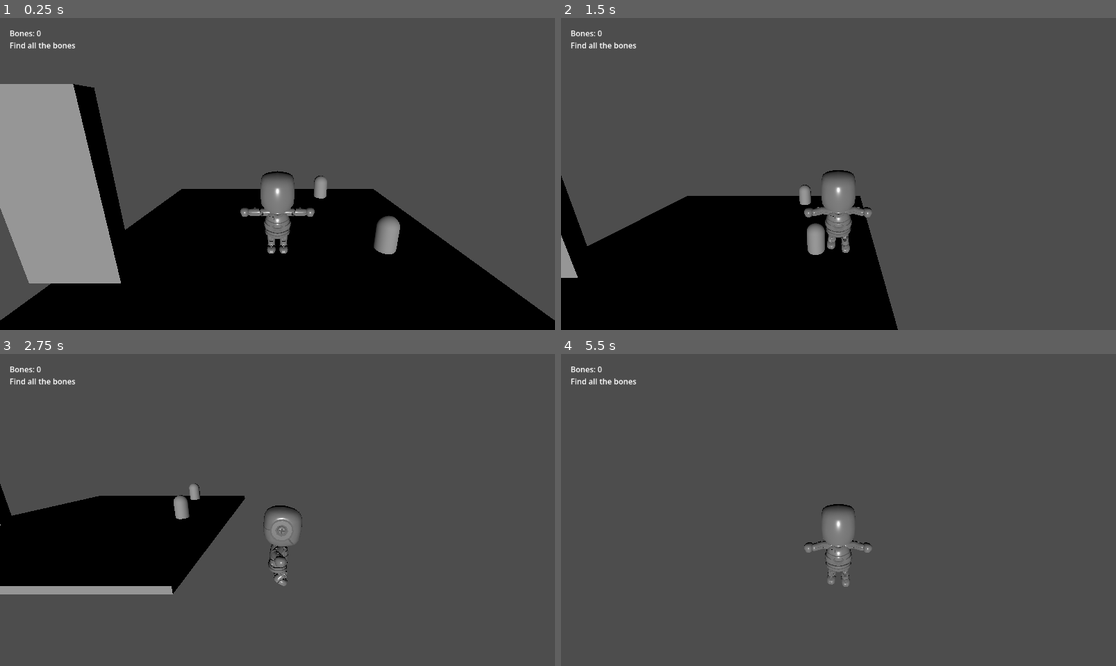
Above: before the commit, frames 1-4 (two rows, left to right).
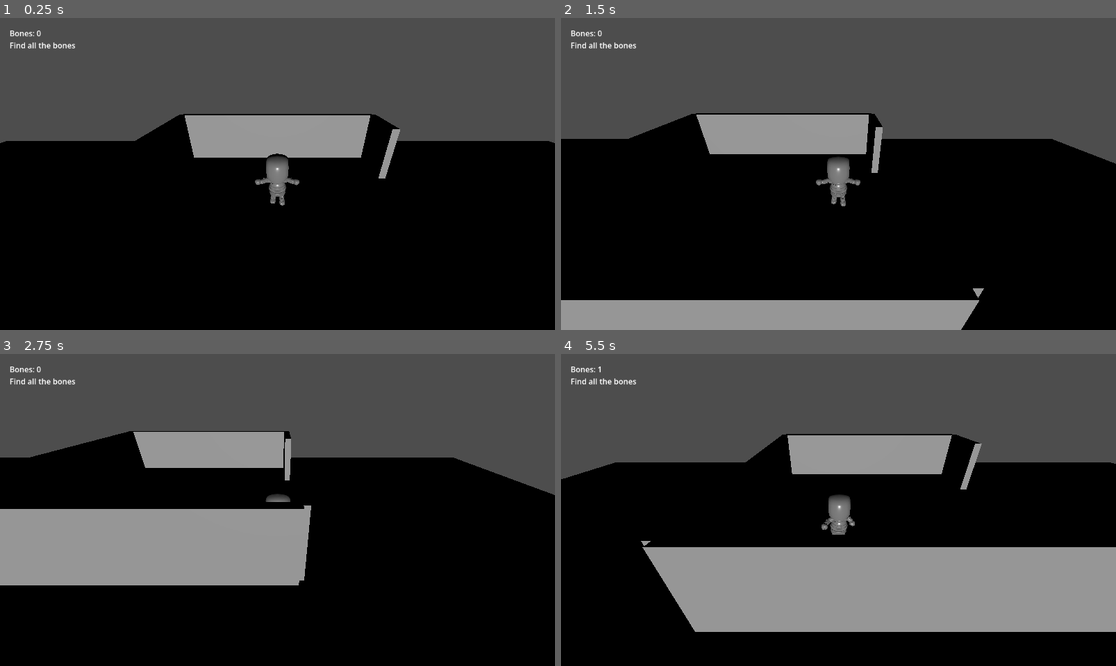
Above: after the commit, the same moments.

Repository: kyanethmoran/For-Better-or-Bones
Game: Godot game, scene res://levels/test_level.tscn
Same seed, same stepped clock (60 frames per second), same inputs: the game is played once before the commit and once after it.
Inputs:
- Up to frame 1 (0.25 s): no input
- Up to frame 2 (1.5 s): hold D (move_right) 0.53-1.28 s; tap Space (jump) at 0.77 s; hold S (move_back) from 1.28 s (still down)
- Up to frame 3 (2.75 s): tap Space (jump) at 1.52 s; release S (move_back) at 2.03 s; hold D (move_right) from 2.03 s (still down)
- Up to frame 4 (5.5 s): release D (move_right) at 2.78 s; hold W (move_forward) 2.78-3.53 s; tap Space (jump) at 3.02, 3.77, 4.52 s; hold A (move_left) 3.53-5.03 s; hold S (move_back) from 5.03 s (still down)

The runs differ from the first frame. In frame 1, 37% of the frame differs, in the area x 0-100%, y 21-97%; in frame 2, 48%; in frame 3, 67%; in frame 4, 68%, in the area x 0-100%, y 4-100%.

Commit message:
test dungeon level room layout

Diff:
--- a/characters/player.tscn
+++ b/characters/player.tscn
@@ -17,7 +17,7 @@
 transform = Transform3D(1, 0, 0, 0, 1, 0, 0, 0, 1, 0, 1.5, 0)
 
 [node name="Camera3D" type="Camera3D" parent="CameraPivot" unique_id=67399815]
-transform = Transform3D(1, 0, 0, 0, 0.9659258, 0.25881904, 0, -0.25881904, 0.9659258, 0, 2, 5)
+transform = Transform3D(1, 0, 0, 0, 0.8660253, 0.49999997, 0, -0.49999997, 0.8660253, 0, 4, 7)
 current = true
 
 [node name="SkeletonVisual" parent="." unique_id=2051290331 instance=ExtResource("2_3eadt")]
--- a/levels/test_level.tscn
+++ b/levels/test_level.tscn
@@ -4,12 +4,13 @@
 [ext_resource type="PackedScene" uid="uid://cllje6ulp78ub" path="res://scenes/pickups/bone_pickup.tscn" id="2_x25rp"]
 [ext_resource type="PackedScene" uid="uid://bgmc7ty5wfa8q" path="res://scenes/ui/game_ui.tscn" id="3_gmgay"]
 [ext_resource type="PackedScene" uid="uid://xxt7c7aon7hm" path="res://scenes/interactables/dungeon_exit.tscn" id="4_w7r7j"]
+[ext_resource type="PackedScene" uid="uid://bd41qtt8rybj0" path="res://scenes/levelparts/wall_block.tscn" id="5_o6mel"]
 
 [sub_resource type="BoxMesh" id="BoxMesh_srpys"]
-size = Vector3(10, 0.2, 10)
+size = Vector3(45, 0.2, 18)
 
 [sub_resource type="BoxShape3D" id="BoxShape3D_srpys"]
-size = Vector3(10, 0.2, 10)
+size = Vector3(45, 0.2, 18)
 
 [node name="TestLevel" type="Node3D" unique_id=1436583243]
 
@@ -24,17 +25,39 @@
 shape = SubResource("BoxShape3D_srpys")
 
 [node name="Player" parent="." unique_id=1963345648 instance=ExtResource("1_46lwt")]
+transform = Transform3D(1, 0, 0, 0, 1, 0, 0, 0, 1, 0, 1, 0)
 
 [node name="BonePickup" parent="." unique_id=1872262186 instance=ExtResource("2_x25rp")]
 transform = Transform3D(1, 0, 0, 0, 1, 0, 0, 0, 1, 3, 0.5, 0)
+visible = false
 
 [node name="BonePickup2" parent="." unique_id=1610688469 instance=ExtResource("2_x25rp")]
 transform = Transform3D(1, 0, 0, 0, 1, 0, 0, 0, 1, 2, 0.5, -4)
+visible = false
 
 [node name="BonePickup3" parent="." unique_id=883837140 instance=ExtResource("2_x25rp")]
 transform = Transform3D(1, 0, 0, 0, 1, 0, 0, 0, 1, -5, 0.5, 3)
+visible = false
 
 [node name="GameUI" parent="." unique_id=393395971 instance=ExtResource("3_gmgay")]
 
 [node name="DungeonExit" parent="." unique_id=1000552928 instance=ExtResource("4_w7r7j")]
 transform = Transform3D(1, 0, 0, 0, 1, 0, 0, 0, 1, -2.66733, 1.0152522, 0)
+visible = false
+
+[node name="DungeonLayout" type="Node3D" parent="." unique_id=1486612756]
+
+[node name="StartRoom_BackWall" parent="DungeonLayout" unique_id=1081526727 instance=ExtResource("5_o6mel")]
+transform = Transform3D(1, 0, 0, 0, 1, 0, 0, 0, 1, 0, 1.5, -6)
+
+[node name="StartRoom_FrontWall" parent="DungeonLayout" unique_id=1898536342 instance=ExtResource("5_o6mel")]
+transform = Transform3D(1, 0, 0, 0, 1, 0, 0, 0, 1, 0, 1.5, 6)
+
+[node name="StartRoom_LeftWall" parent="DungeonLayout" unique_id=678013947 instance=ExtResource("5_o6mel")]
+transform = Transform3D(-4.371139e-08, 0, 1, 0, 1, 0, -1, 0, -4.371139e-08, -6, 1.5, 0)
+
+[node name="StartRoom_RightWall_Top" parent="DungeonLayout" unique_id=1878069774 instance=ExtResource("5_o6mel")]
+transform = Transform3D(-1.0927847e-08, 0, 1, 0, 1, 0, -0.25, 0, -4.371139e-08, 6, 1.5, -4.5)
+
+[node name="StartRoom_RightWall_Bottom" parent="DungeonLayout" unique_id=1445290535 instance=ExtResource("5_o6mel")]
+transform = Transform3D(-1.0927847e-08, 0, 1, 0, 1, 0, -0.25, 0, -4.371139e-08, 6, 1.5, 4.5)
--- /dev/null
+++ b/scenes/levelparts/wall_block.tscn
@@ -0,0 +1,15 @@
+[gd_scene format=3 uid="uid://bd41qtt8rybj0"]
+
+[sub_resource type="BoxMesh" id="BoxMesh_ei2so"]
+size = Vector3(12, 3, 0.4)
+
+[sub_resource type="BoxShape3D" id="BoxShape3D_7ovmb"]
+size = Vector3(12, 3, 0.4)
+
+[node name="WallBlock" type="StaticBody3D" unique_id=1648449738]
+
+[node name="MeshInstance3D" type="MeshInstance3D" parent="." unique_id=1733861648]
+mesh = SubResource("BoxMesh_ei2so")
+
+[node name="CollisionShape3D" type="CollisionShape3D" parent="." unique_id=496560235]
+shape = SubResource("BoxShape3D_7ovmb")
